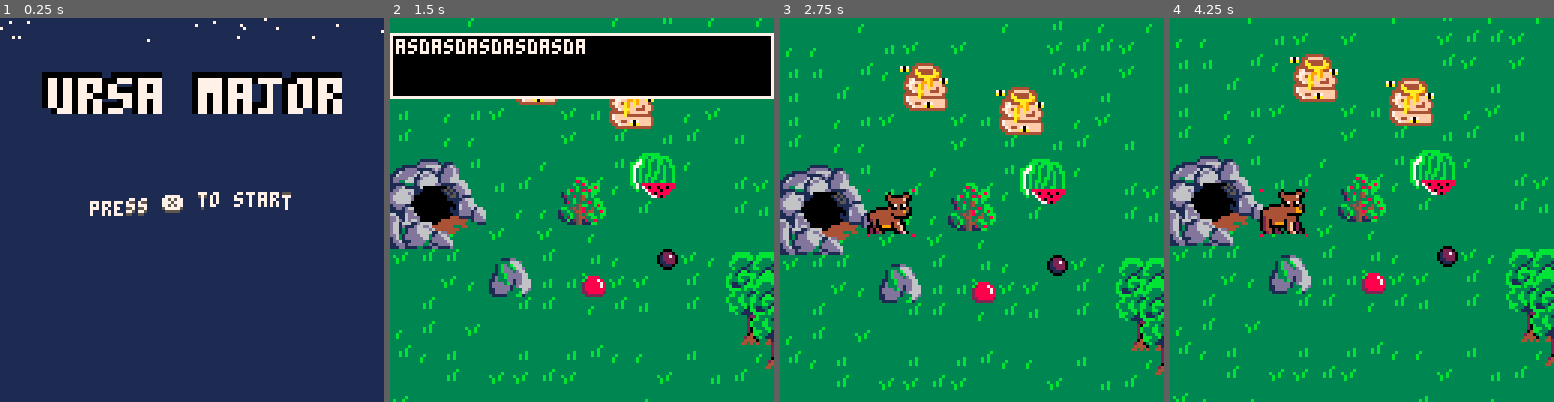
Above: before the commit, frames 1-4 (left to right).
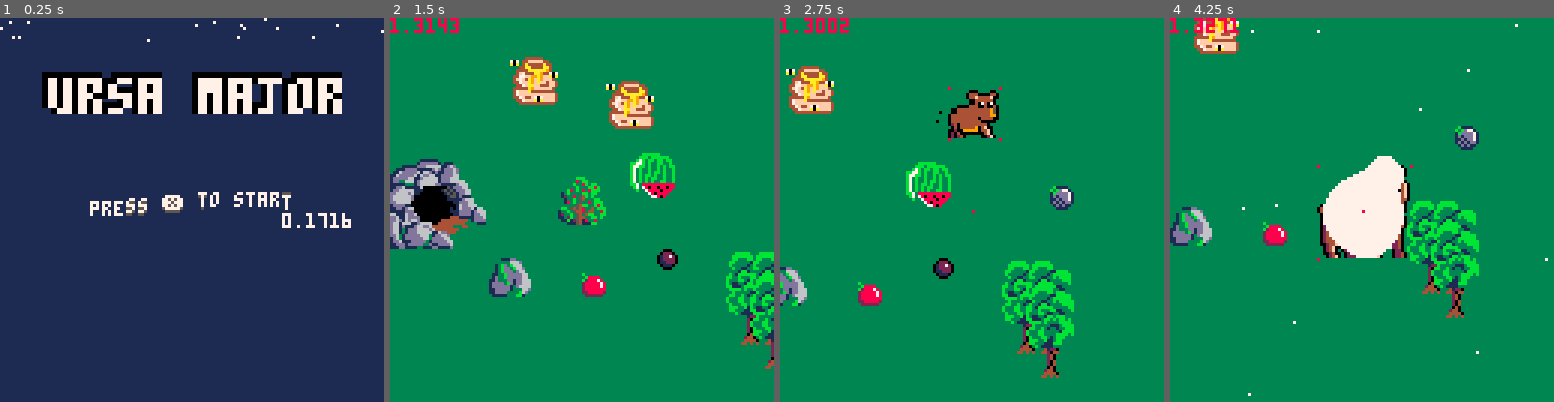
Above: after the commit, the same moments.

Repository: ekaktusz/harvest
Game: PICO-8 cartridge harvest.p8
Same seed, same stepped clock (60 frames per second), same inputs: the game is played once before the commit and once after it.
Inputs:
- Up to frame 1 (0.25 s): no input
- Up to frame 2 (1.5 s): tap X (X key) at 0.33, 1.07 s; tap O (Z key) at 0.7 s
- Up to frame 3 (2.75 s): hold Right 1.6-2.1 s; tap O (Z key) at 1.7, 2.1, 2.5 s; tap X (X key) at 1.85 s; hold Up 2.15-2.42 s; hold Right from 2.47 s (still down)
- Up to frame 4 (4.25 s): tap O (Z key) every 0.4 s from 2.9 to 4.1 s; tap X (X key) at 2.97, 4.08 s; release Right at 3.03 s; hold Left 3.08-3.58 s; hold Down 3.63-3.97 s; hold Right from 4.02 s (still down)

The runs differ from the first frame. In frame 1, 0.3% of the frame differs, in the area x 73-92%, y 50-55%; in frame 2, 20%; in frame 3, 22%; in frame 4, 23%, in the area x 0-100%, y 0-100%.

Commit message:
forest_level

Diff:
--- a/include/bear.lua
+++ b/include/bear.lua
@@ -1,7 +1,7 @@
 function init_bear()
     bear = {
-        x = cave.x-10,
-        y = cave.y+12,
+        x = forest_level.cave.x-10,
+        y = forest_level.cave.y+12,
         dx = 0,
         dy = 0,
         w = 15,
@@ -9,7 +9,7 @@
         real_w = 15,
         real_h = 15,
         spr = 0,
-        speed = 0.6,
+        speed = 1.6,
         num_eaten = 0,
         anim = init_animation(0, 16, 10),
         level = 0,
@@ -115,7 +115,7 @@
         bear.dy+=bear.speed
     end
     if btnp(4) then
-        bear_collide_with_objs(foods, bear_collide_with_food)
+        bear_collide_with_objs(forest_level.foods, bear_collide_with_food)
     end
 
 end
--- a/include/cave.lua
+++ b/include/cave.lua
@@ -1,14 +1,15 @@
 function init_cave()
-    cave = get_all_coords_for_spriten(192, 4, 4)
-    cave = cave[1]
+    local cave = get_all_coords_for_spriten(192, 4, 4)
+    local cave = cave[1]
+    return cave
 end
 
 function draw_cave_top()
-    spr(cave.sprite,cave.x,cave.y,4,4)
+    spr(forest_level.cave.sprite,forest_level.cave.x,forest_level.cave.y,4,4)
 end
 
 function draw_cave_bot()
-    spr(196,cave.x,cave.y,4,4)
+    spr(196,forest_level.cave.x,forest_level.cave.y,4,4)
 end
 
 function update_cave()
--- a/include/food.lua
+++ b/include/food.lua
@@ -1,13 +1,13 @@
 function init_foods()
-    foods = {}
-    eaten_foods = {}
-    apples = get_all_coords_for_spriten(42)
-    purpls = get_all_coords_for_spriten(43)
-    purpls2 = get_all_coords_for_spriten(58)
-    pears = get_all_coords_for_spriten(59)
-    honeys = get_all_coords_for_spriten(4,2,2)
-    berrys = get_all_coords_for_spriten(36,2,2)
-    melons = get_all_coords_for_spriten(40,2,2)
+    local foods = {}
+    local eaten_foods = {}
+    local apples = get_all_coords_for_spriten(42)
+    local purpls = get_all_coords_for_spriten(43)
+    local purpls2 = get_all_coords_for_spriten(58)
+    local pears = get_all_coords_for_spriten(59)
+    local honeys = get_all_coords_for_spriten(4,2,2)
+    local berrys = get_all_coords_for_spriten(36,2,2)
+    local melons = get_all_coords_for_spriten(40,2,2)
 
     table_concat(foods,apples)
     table_concat(foods,purpls)
@@ -16,24 +16,22 @@
     table_concat(foods,honeys)
     table_concat(foods,berrys)
     table_concat(foods,melons)
+
+    return foods
 end
 
 function draw_foods()
-    for food in all(foods) do
+    for food in all(forest_level.foods) do
         spr(food.sprite,food.x,food.y,food.w/8,food.h/8)
     end
-    for food in all(eaten_foods) do
+    for food in all(forest_level.eaten_foods) do
         spr(food.sprite,food.x,food.y,food.w/8,food.h/8)
     end
 end
 
-function update_foods()
-
-end
-
 function bear_collide_with_food(food)
     food_copy = {x=food.x, y=food.y, w=food.w, h=food.h, sprite=14}
-    add(eaten_foods, food_copy)
-    del(foods, food)
+    add(forest_level.eaten_foods, food_copy)
+    del(forest_level.foods, food)
     bear.num_eaten += 1
 end
--- a/include/forest_level.lua
+++ b/include/forest_level.lua
@@ -0,0 +1,44 @@
+function init_forest_level()
+    local forest_level = {
+        water = init_water(), --done
+        trees = init_trees(), --done
+        eaten_trees = {}, --done
+        stones = init_stones(), --done
+        terrain = init_terrain(), --done
+        mountains = init_mountains(), --done
+        foods = init_foods(), --done
+        eaten_foods = {}, --done
+        cave = init_cave(), --done
+        snowing = false
+    }
+    return forest_level
+end
+
+function update_forest_level()
+    if (bear.level >= 1) then
+        snowing = true
+    end
+
+    if snowing then
+        spawn_snow(1)
+        update_snow_parts()
+    end
+end
+
+function draw_forest_level()
+    map(0,0,0,0,128,32)
+    draw_terrain()
+    draw_water()
+    draw_foods()
+    draw_parts(bear_parts)
+    draw_cave_bot()
+    draw_bear()
+    draw_cave_top()
+    draw_mountains()
+    draw_trees()
+    draw_stones()
+
+    if(bear.level >= 1) then
+        draw_parts(snow_parts)
+    end
+end
--- a/include/game_state.lua
+++ b/include/game_state.lua
@@ -3,38 +3,18 @@
     _draw = draw_game
     palt(14, true) -- pink color as transparency is true
     palt(0, false) -- black color as transparency is false
-    init_terrain()
-    init_cave()
+    forest_level = init_forest_level()
     init_bear()
-    init_foods()
-    init_trees()
-    init_space()
     init_sparks()
-    init_mountains()
-    init_stones()
-    init_water()
-    snowing = false
     tb_1 = tb_init({"asdasdasdasdasda"})
 end
 
 function update_game()
     update_bear()
-    update_foods()
+    tb_update(tb_1)
     update_parts(bear_parts)
 
-    tb_update(tb_1)
-    --r,c=flr(bear.y/8),flr(bear.x/8)
-
-    --camera(bear.x-c*8,bear.y-r*8)
-
-    if (bear.level >= 1) then
-        snowing = true
-    end
-
-    if snowing then
-        spawn_snow(1)
-        update_snow_parts()
-    end
+    update_forest_level()
 
     update_explode()
 end
@@ -43,23 +23,11 @@
     cls(0)
     camera_follow_bear()
     map(0,0,0,0,128,32)
-    draw_terrain()
-    draw_water()
-    draw_foods()
-    draw_parts(bear_parts)
-    draw_cave_bot()
-    draw_bear()
-    draw_cave_top()
-    draw_mountains()
-    draw_trees()
-    draw_stones()
 
-
-    if(bear.level >= 1) then
-        draw_parts(snow_parts)
-    end
+    draw_forest_level()
 
     draw_explode()
     tb_draw(tb_1)
     pset(cam_x+64,cam_y+64,8)
+    print(stat(1),cam_x,cam_y)
 end
--- a/include/map.lua
+++ b/include/map.lua
@@ -28,7 +28,7 @@
 end
 
 function solid_on_coord(x,y)
-    for tree in all(trees) do
+    for tree in all(forest_level.trees) do
         tree_solid = {x=tree.x, y=tree.y+3*tree.h/4, w=tree.w, h=tree.h/4}
         --pset(tree_solid.x,tree_solid.y,8)
         --pset(tree_solid.x+tree_solid.w,tree_solid.y+tree_solid.h,8)
@@ -38,8 +38,8 @@
         end
     end
 
-    cave_solid1 = {x=cave.x,y=cave.y+5, w=cave.w*4/5, h=5}
-    cave_solid2 = {x=cave.x,y=cave.y+cave.h-3, w=cave.w*4/5, h=3}
+    cave_solid1 = {x=forest_level.cave.x,y=forest_level.cave.y+5, w=forest_level.cave.w*4/5, h=5}
+    cave_solid2 = {x=forest_level.cave.x,y=forest_level.cave.y+forest_level.cave.h-3, w=forest_level.cave.w*4/5, h=3}
     --draw_hitbox(cave_solid1)
     --draw_hitbox(cave_solid2)
     if bear_collide_with_obj(cave_solid1) then
@@ -49,14 +49,14 @@
         return true
     end
 
-    for stone in all(stones) do
+    for stone in all(forest_level.stones) do
         --draw_hitbox(stone)
         if bear_collide_with_obj(stone) then
             return true
         end
     end
 
-    for w in all(water) do
+    for w in all(forest_level.water) do
         --draw_hitbox(stone)
         if bear_collide_with_obj(w) then
             return true
--- a/include/menu_state.lua
+++ b/include/menu_state.lua
@@ -38,4 +38,5 @@
     palt(14, true) -- pink color as transparency is true
     palt(0, false) -- black color as transparency is false
     pd_rotate(test_x, 100+sin(0.05*test_x)*14, test_a/360, 123, 28, 5, false, 1)
+    print(stat(1))
 end
--- a/include/mountain.lua
+++ b/include/mountain.lua
@@ -1,9 +1,10 @@
 function init_mountains()
-    mountains = get_all_coords_for_spriten(200)
+    local mountains = get_all_coords_for_spriten(200)
+    return mountains
 end
 
 function draw_mountains()
-    for m in all(mountains) do
+    for m in all(forest_level.mountains) do
         spr(m.sprite,m.x,m.y,4,4)
     end
 end
--- a/include/particles.lua
+++ b/include/particles.lua
@@ -75,7 +75,7 @@
 
     for i=1,intensitiy*m,1 do
         if (m==10) then
-            mage = get_rand(0,100)
+            mage = get_rand(20,60)
         end
         x = flr(rnd(128+ox))
         y = 0 + rnd(oy)
--- a/include/stone.lua
+++ b/include/stone.lua
@@ -1,9 +1,10 @@
 function init_stones()
-    stones = get_all_coords_for_spriten(44, 2, 2)
+    local stones = get_all_coords_for_spriten(44, 2, 2)
+    return stones
 end
 
 function draw_stones()
-    for stone in all(stones) do
+    for stone in all(forest_level.stones) do
         spr(stone.sprite,stone.x,stone.y,2,2)
     end
 end
--- a/include/terrain.lua
+++ b/include/terrain.lua
@@ -1,7 +1,7 @@
 function init_terrain()
-    terrain = get_all_coords_for_spriten(14)
+    local terrain = get_all_coords_for_spriten(14)
 
-    summer_options = {138, 139, 154, 155, 14, 14, 14, 14}
+    summer_options = {14}
     summer_options_end = {170, 171, 186, 187}
     fall_options = {140, 141, 156, 157}
     fall_options_end = {172, 173, 188, 189}
@@ -11,11 +11,13 @@
     for t in all(terrain) do
         t.sprite = summer_options[ get_rand(1, #summer_options + 1 ) ]
     end
+
+    return terrain
 end
 
 function draw_terrain()
-    --print(count(terrain), cam_x, cam_y)
-    for t in all(terrain) do
+    print(count(terrain), cam_x, cam_y)
+    for t in all(forest_level.terrain) do
         spr(t.sprite,t.x,t.y,1,1)
     end
 end
--- a/include/trees.lua
+++ b/include/trees.lua
@@ -1,10 +1,10 @@
 function init_trees()
-    trees = {}
-    trees_1 = get_all_coords_for_spriten(128,2,4)
-    trees_2 = get_all_coords_for_spriten(130,2,4)
-    trees_3 = get_all_coords_for_spriten(132,2,4)
-    trees_4 = get_all_coords_for_spriten(134,2,4)
-    trees_5 = get_all_coords_for_spriten(136,2,4)
+    local trees = {}
+    local trees_1 = get_all_coords_for_spriten(128,2,4)
+    local trees_2 = get_all_coords_for_spriten(130,2,4)
+    local trees_3 = get_all_coords_for_spriten(132,2,4)
+    local trees_4 = get_all_coords_for_spriten(134,2,4)
+    local trees_5 = get_all_coords_for_spriten(136,2,4)
 
     table_concat(trees,trees_1)
 	table_concat(trees,trees_2)
@@ -14,14 +14,15 @@
 
     --trees = array_reverse(trees)
 
-    eaten_trees = {}
+    return trees
 end
 
 function draw_trees()
-    for tree in all(trees) do
+    for tree in all(forest_level.trees) do
+        --if (tree.x < cam_x or tree.x > cam_x + 128) or (tree.y < cam.y or tree.y <cam.y+128) then return end
         spr(tree.sprite,tree.x,tree.y,2,4)
     end
-    for tree in all(eaten_trees) do
+    for tree in all(forest_level.eaten_trees) do
         spr(tree.sprite,tree.x,tree.y,2,4)
     end
 end
--- a/include/water.lua
+++ b/include/water.lua
@@ -1,9 +1,10 @@
 function init_water()
-    water = get_all_coords_for_spriten(204,2,2)
+    local water = get_all_coords_for_spriten(204,2,2)
+    return water
 end
 
 function draw_water()
-    for w in all(water) do
+    for w in all(forest_level.water) do
         spr(w.sprite,w.x,w.y,2,2)
     end
 end
